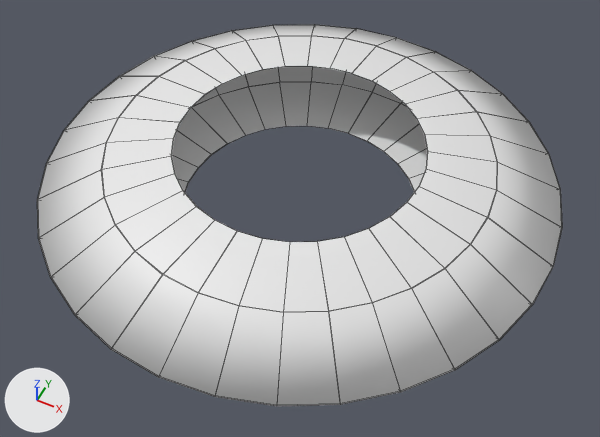
Renders of the FBX model Assets/1. Art/VFX/SlashMesh.fbx from each side of a commit.
The view is the same before and after, from a 50 mm camera at (2.14, -4.28, 4.83) aimed at (0.12, -0.23, -0.23). The lights are fixed; the arrows at lower left show +X, +Y and +Z. Mesh edges are drawn as thin lines.
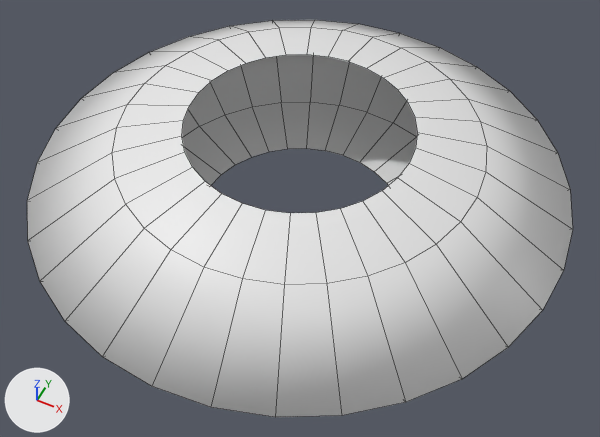
Where the change shows, as pixel boxes (x1, y1, x2, y2) in the pictures (600 x 437 px):
'Cylinder.001', reshaped, rescaled: before (37, 24, 562, 406); after (27, 20, 573, 417)
part 1 of me_cylinder_003, rebuilt: before (172, 66, 428, 242); after (27, 20, 573, 417)
part 2 of me_cylinder_003, deleted: before (37, 24, 562, 406)

Diff of the bpy script that builds the scene:
```diff
--- a/Assets/1. Art/VFX/SlashMesh.fbx.py
+++ b/Assets/1. Art/VFX/SlashMesh.fbx.py
@@ me_cylinder_003 @@
 # used by ob_cylinder_001; location = (0.0, 0.0, 0.0); rotation_euler = (1.571, 0.0, 0.0), in degrees (90, 0, 0); scale = (0.00997, 0.00997, 0.00997)
-me_cylinder_003.from_pydata(...)  # 320 vertices, 256 faces; spans x -211.0..211.0, y -35.0..35.0, z -211.0..211.0
+me_cylinder_003.from_pydata(...)  # 160 vertices, 128 faces; spans x -218.0..218.0, y -54.0..54.0, z -218.0..218.0
+# me_cylinder_003 part 1: the loose piece of 160 vertices spanning x -210.0..210.0, y -35.0..35.0, z -210.0..210.0 is rebuilt with 160 vertices and now spans x -218.0..218.0, y -54.0..54.0, z -218.0..218.0
+# me_cylinder_003 part 2: the loose piece of 160 vertices spanning x -211.0..211.0, y -35.0..35.0, z -211.0..211.0 is deleted
@@ ob_cylinder_001 @@
 ob_cylinder_001.rotation_euler = (1.571, 0.0, 0.0)  # degrees (90, 0, 0)
-ob_cylinder_001.scale = (0.00997, 0.00997, 0.00997)
+ob_cylinder_001.scale = (0.01, 0.01, 0.01)
```
